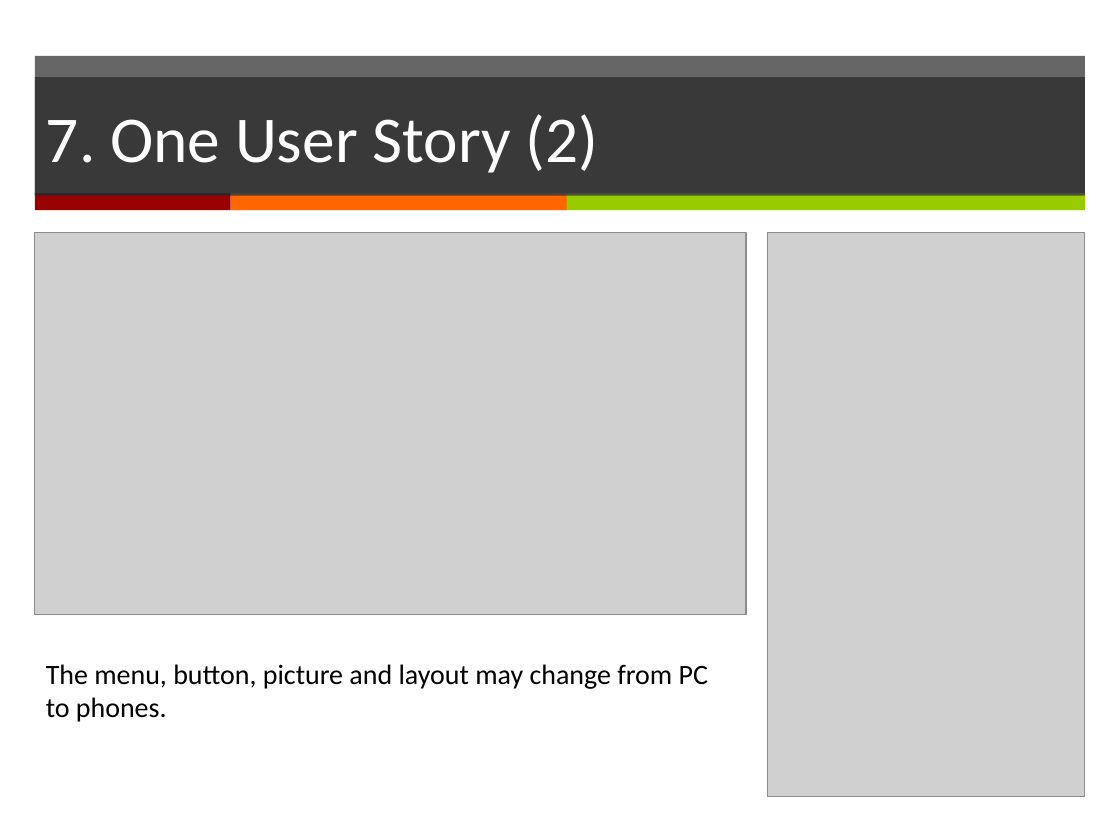
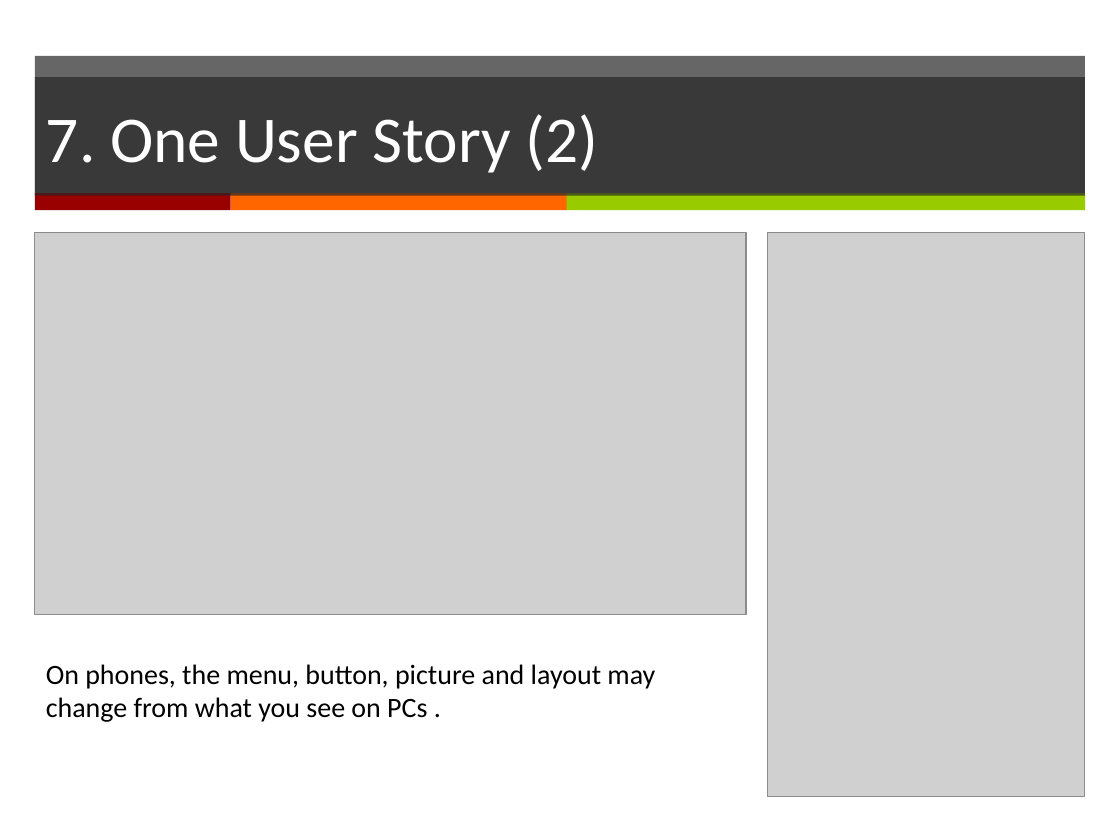
Before and after one commit to yadwinds/761_VEL, a slide deck: slide 13 of PCB/02 Plans & Actuals/2.1_Project Plan/Project Plan_(presentation)v0.1.pptx. Drawn at 1120x840 pixels with LibreOffice and Linux fonts; fonts in the diff are those of the drawing; grey boxes stand for pictures. Boxes give left, top, right and bottom in pixels: in the first picture for what was removed or moved away, otherwise in the second. Text is boxed around its words. In the diff, an @@ line names an element or a change of style, - is before the commit and + after.

```diff
--- a/PCB/02 Plans & Actuals/2.1_Project Plan/Project Plan_(presentation)v0.1.pptx
+++ b/PCB/02 Plans & Actuals/2.1_Project Plan/Project Plan_(presentation)v0.1.pptx
@@ text at box(46, 664, 655, 722): text changed @@
-The menu, button, picture and layout may change from PC to phones.
+On phones, the menu, button, picture and layout may change from what you see on PCs .
```
Also in this commit, not shown: 1 other file.
